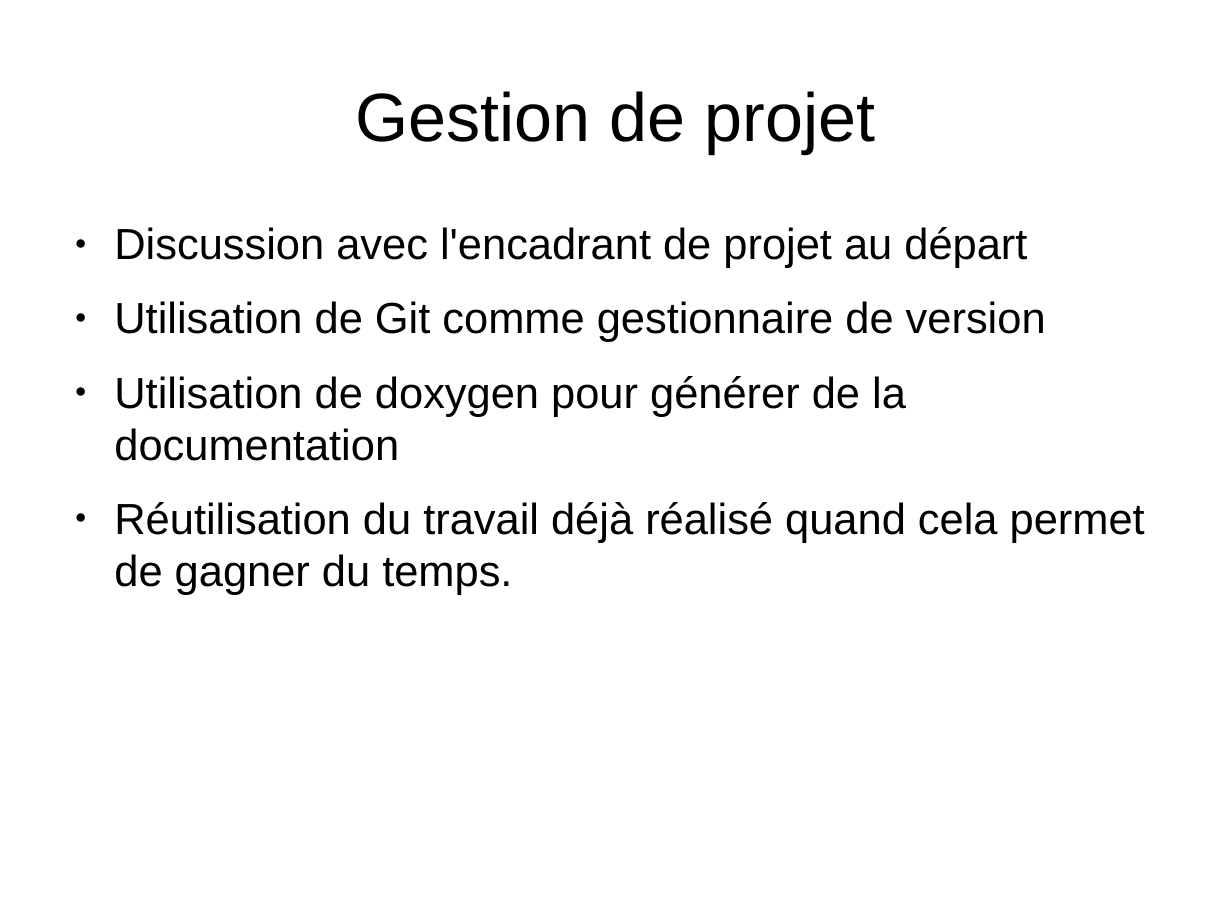
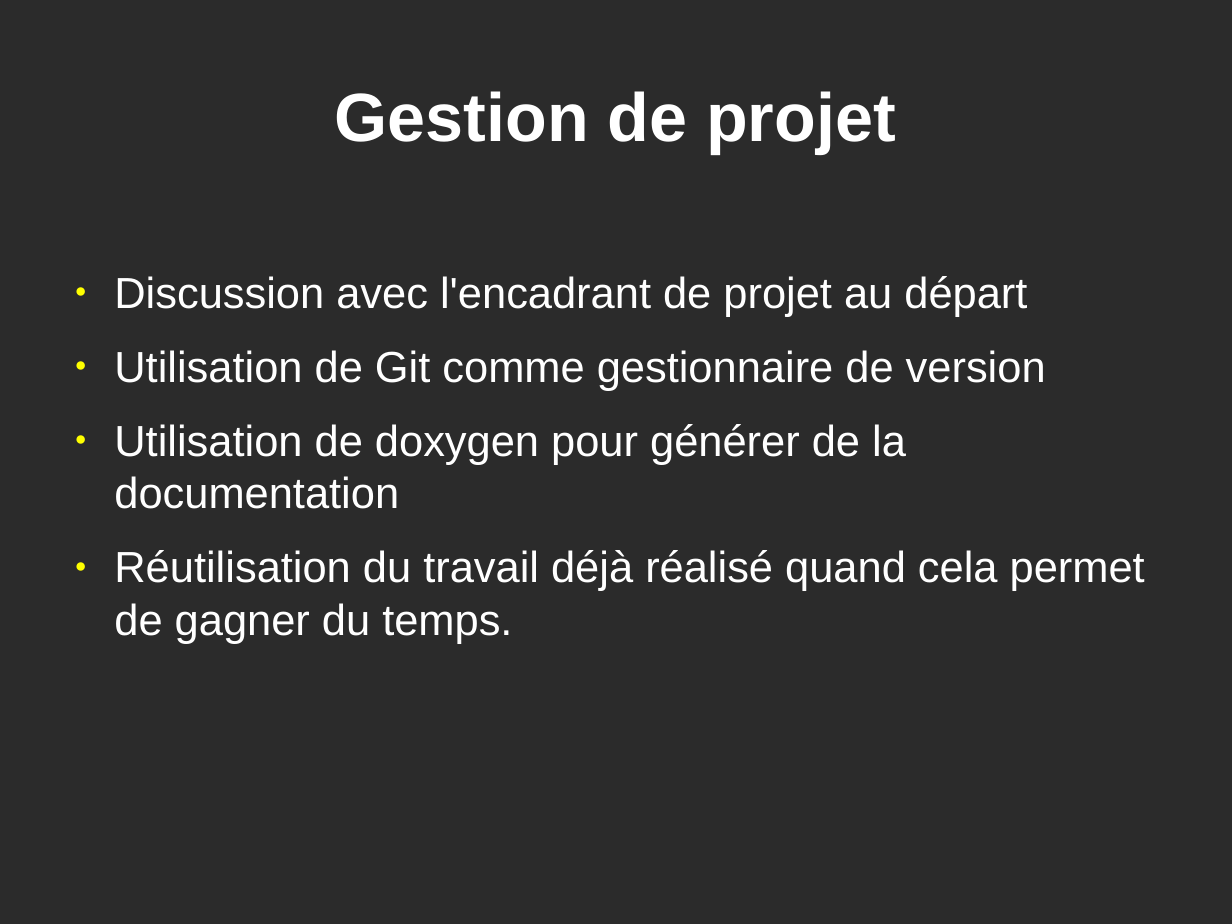
Before and after one commit to GuillaumeSmaha/BriquettePhysique, a slide deck: slide 6 of rapport/presentation/presentation_briquette.odp (slide 5 before the commit). Drawn at 1232x924 pixels with LibreOffice and Linux fonts; fonts in the diff are those of the drawing; background and template pictures are left out; a plain dark background stands for a picture behind light text. Boxes give left, top, right and bottom in pixels: in the first picture for what was removed or moved away, otherwise in the second. Text is boxed around its words. In the diff, an @@ line names an element or a change of style, - is before the commit and + after.

```diff
--- a/rapport/presentation/presentation_briquette.odp
+++ b/rapport/presentation/presentation_briquette.odp
@@ background #FFFFFF to picture (left out) @@
@@ title "Gestion de projet" at [335, 91, 895, 153]: text colour #000000 to #FFFFFF, bold on @@
@@ text "Discussion avec l'encadrant de projet ...": place and size @@
-text "Discussion avec l'encadrant de projet ..." at [114, 227, 1145, 595]
+text "Discussion avec l'encadrant de projet ..." at [114, 276, 1145, 644]
@@ text "Discussion avec l'encadrant de projet ..." at [114, 276, 1145, 644]: text colour #000000 to #FFFFFF; bullet colour #000000 to #FFFF00 @@
```
Also in this commit, not shown: 4 other slides changed, 5 slides added, 2 slides removed.
